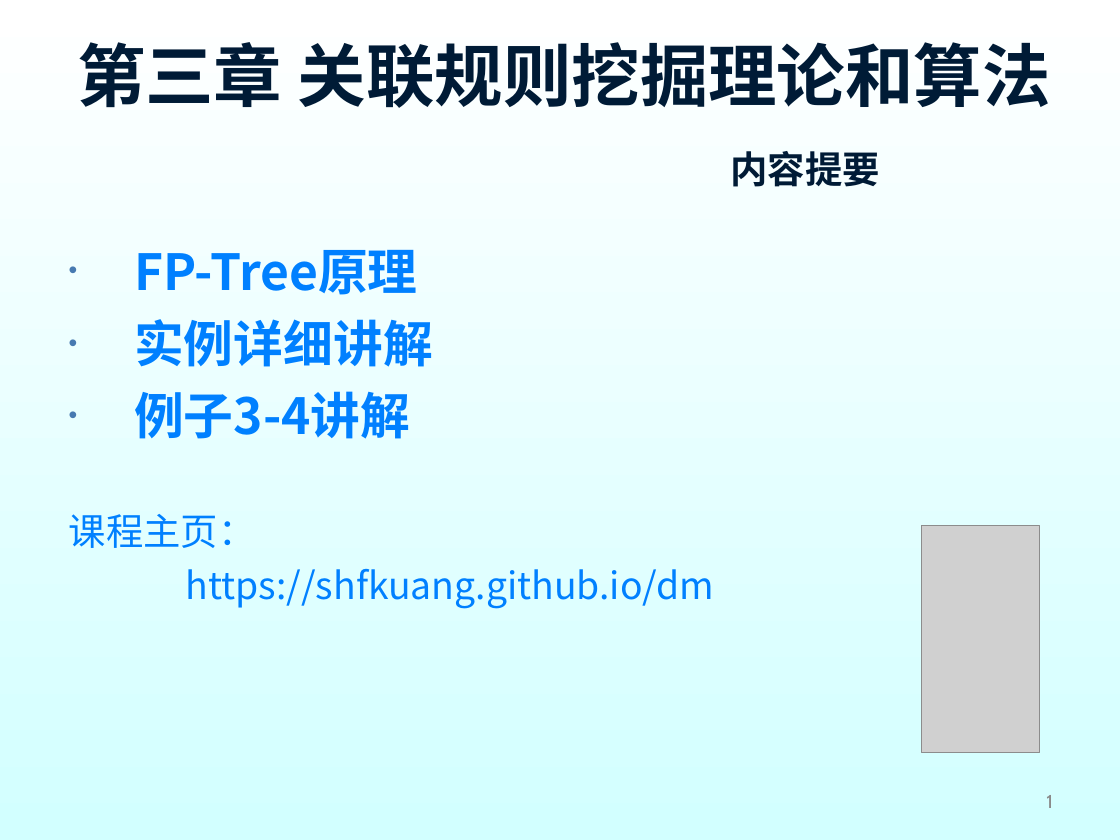
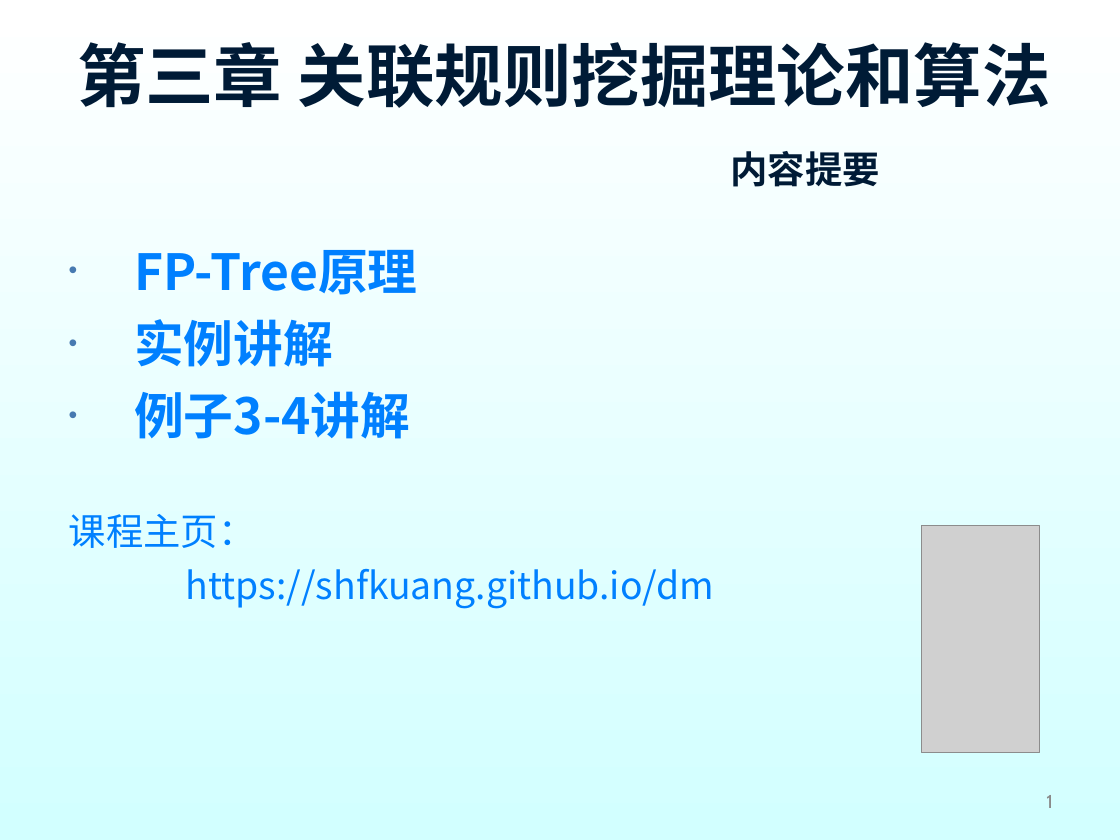
Before and after one commit to shfkuang/shfkuang.github.io, a slide deck: slide 1 of dm/ch3.3.ppt. Drawn at 1120x840 pixels with LibreOffice and Linux fonts; fonts in the diff are those of the drawing; grey boxes stand for pictures; background and template pictures are left out. Boxes give left, top, right and bottom in pixels: in the first picture for what was removed or moved away, otherwise in the second. Text is boxed around its words. In the diff, an @@ line names an element or a change of style, - is before the commit and + after.

```diff
--- a/dm/ch3.3.ppt
+++ b/dm/ch3.3.ppt
@@ text at <box>134,319,333,367</box>: text changed @@
-• 实例详细讲解
+• 实例讲解
```
Also in this commit, not shown: 2 other slides changed, 1 other file.
